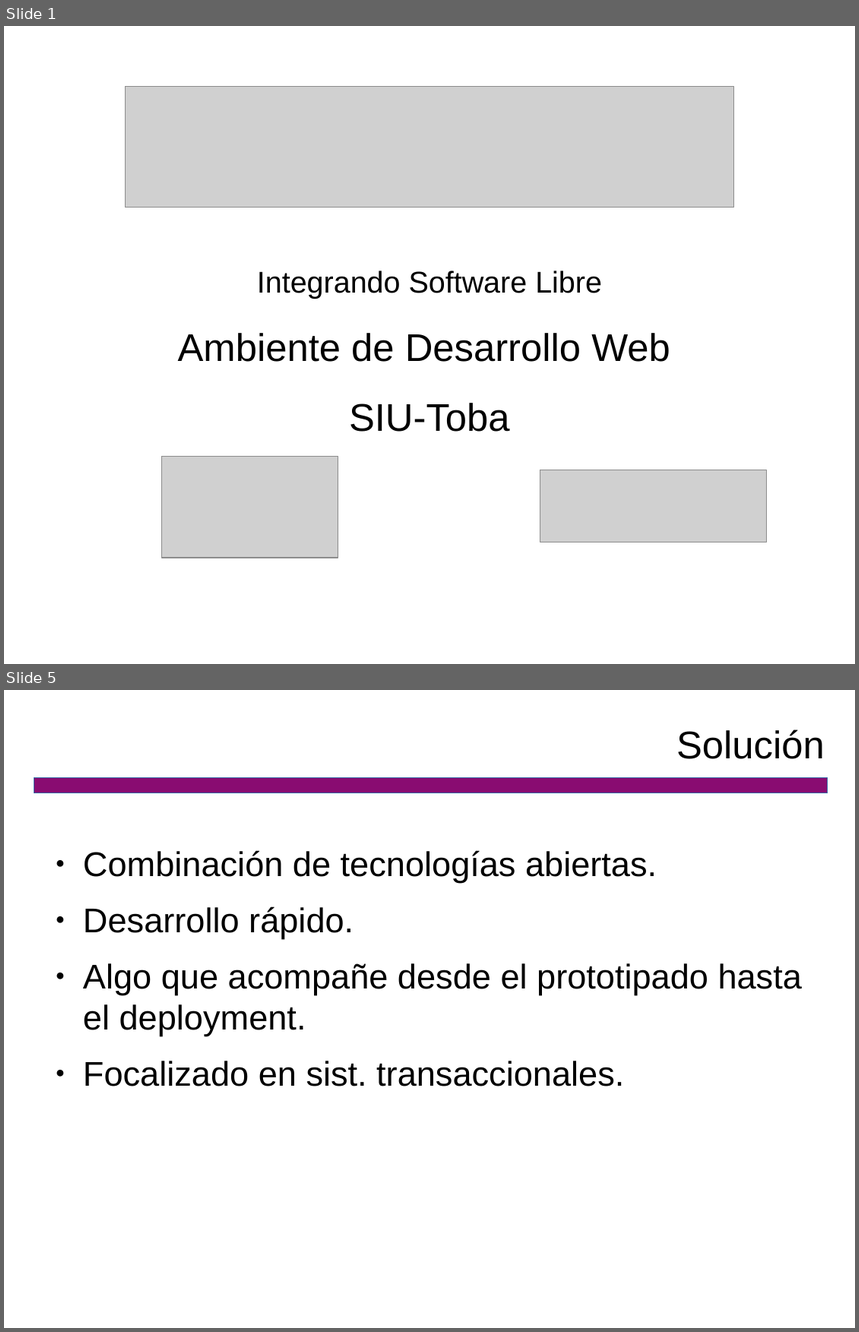
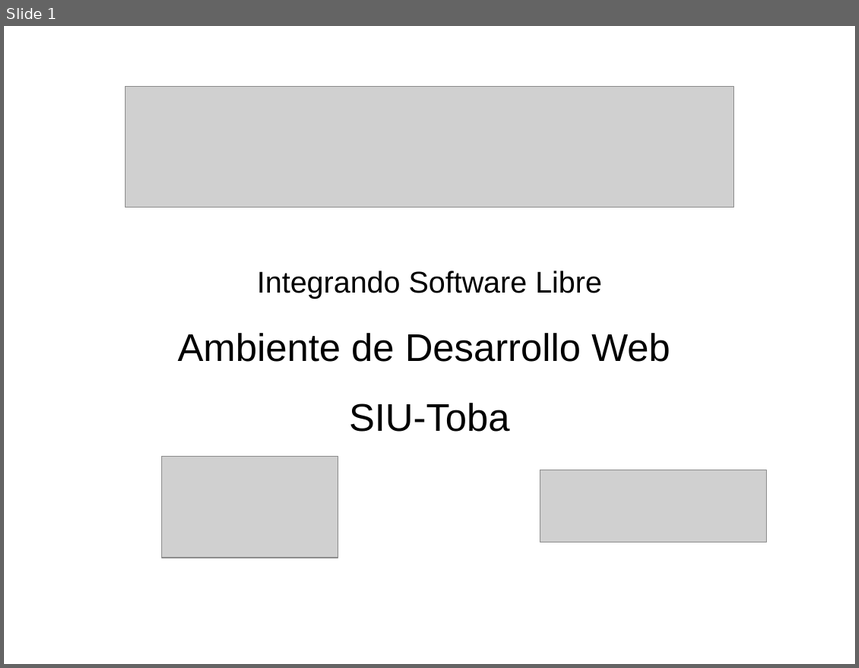
Before and after one commit to SIU-Toba/framework, a slide deck: doc/presentacion/CafeConf2006.odp. Shown one above the other, each under a label of ours: slides 1 and 5 before the commit, slide 1 after it; the slides between them are not shown. The pictures are 859x1332 and 859x668 pixels, drawn with LibreOffice and Linux fonts; fonts in the diff are those of the drawing; grey boxes stand for pictures; background and template pictures are left out. Boxes give left, top, right and bottom in pixels: in the first picture for what was removed or moved away, otherwise in the second. Text is boxed around its words. In the diff, an @@ line names an element or a change of style, - is before the commit and + after.

```diff
--- a/doc/presentacion/CafeConf2006.odp
+++ b/doc/presentacion/CafeConf2006.odp
@@ slide 5 removed at (4, 690, 855, 1328), background #FFFFFF @@
@@ title removed at (677, 730, 825, 759) @@
-Solución
@@ rectangle removed at (34, 778, 828, 793) @@
@@ text removed at (83, 850, 802, 1087) @@
-● Combinación de tecnologías abiertas.
-● Desarrollo rápido.
-● Algo que acompañe desde el prototipado hasta el deployment.
-● Focalizado en sist. transaccionales.
```
Also in this commit, not shown: 9 slides added, 4 other slides removed, 1 other file.
